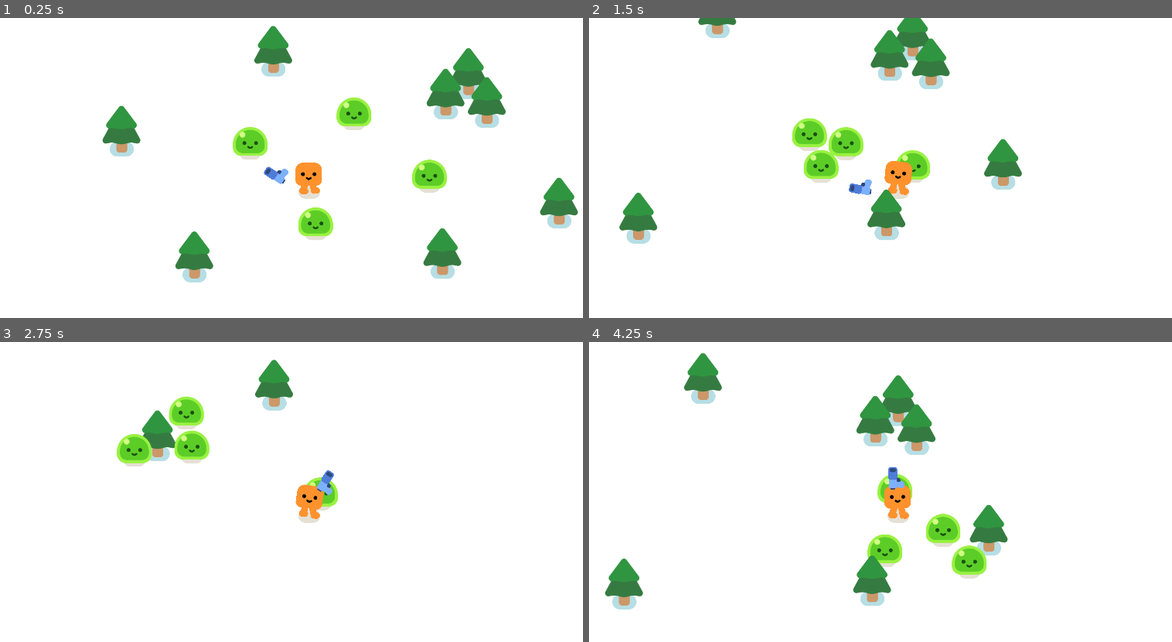
Above: before the commit, frames 1-4 (two rows, left to right).
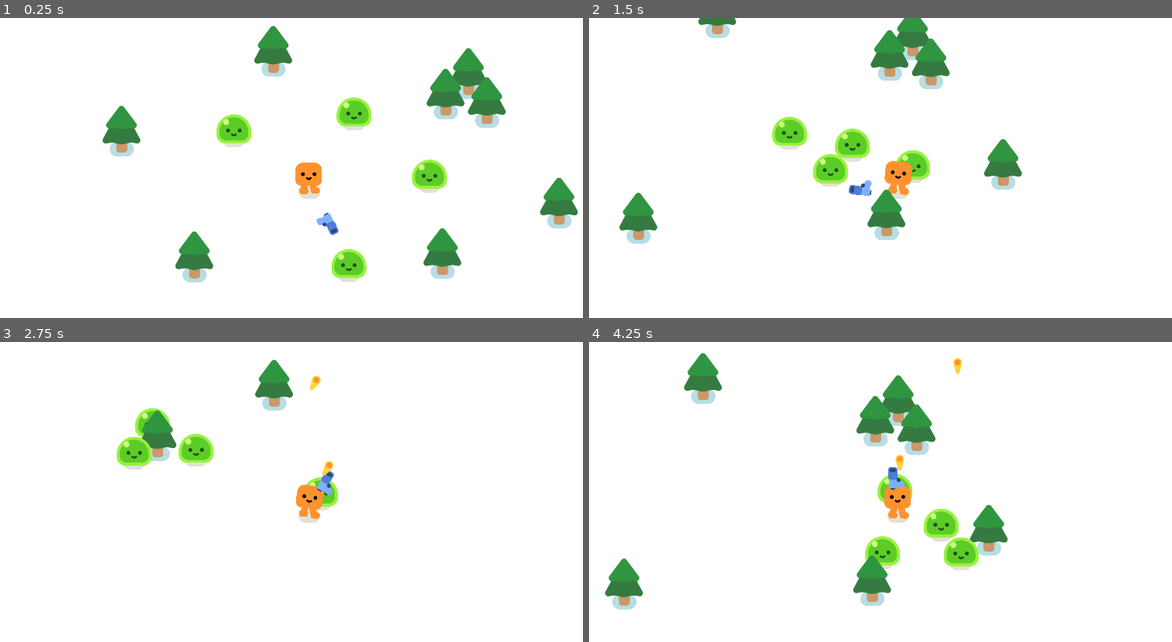
Above: after the commit, the same moments.

Repository: ishxa10/FinalProject
Game: Godot game, scene res://survivors_game.tscn
Two runs of this game, one before a commit and one after it. Both use one fixed random seed, a clock stepped at 60 frames per second and the inputs below.
Inputs:
- Up to frame 1 (0.25 s): no input
- Up to frame 2 (1.5 s): hold D (move_right) 0.53-1.28 s; hold S (move_down) from 1.28 s (still down)
- Up to frame 3 (2.75 s): release S (move_down) at 2.03 s; hold D (move_right) from 2.03 s (still down)
- Up to frame 4 (4.25 s): release D (move_right) at 2.78 s; hold W (move_up) 2.78-3.53 s; hold A (move_left) from 3.53 s (still down)

The runs differ from the first frame. In frame 1, 2.1% of the frame differs, in the area x 37-63%, y 31-88%; in frame 2, 1.9%; in frame 3, 1.6%; in frame 4, 1.4%.

Commit message:
Set Up Shooting Mechanics

Diff:
--- a/bullet.tscn
+++ b/bullet.tscn
@@ -7,7 +7,8 @@
 radius = 18.0
 
 [node name="Bullet" type="Area2D"]
-rotation = 0.640479
+top_level = true
+rotation = -0.00740737
 collision_layer = 0
 collision_mask = 3
 script = ExtResource("1_koxct")
--- a/gun.gd
+++ b/gun.gd
@@ -6,3 +6,16 @@
 	if enemies_in_range.size() > 0:
 		var target_enemy = enemies_in_range.front()
 		look_at(target_enemy.global_position)
+
+
+func shoot():
+	const BULLET = preload("res://bullet.tscn")
+	var new_bullet = BULLET.instantiate()
+	new_bullet.global_position = %ShootingPoint.global_position
+	new_bullet.global_rotation = %ShootingPoint.global_rotation
+	%ShootingPoint.add_child(new_bullet)
+
+
+
+func _on_timer_timeout():
+	shoot()
--- a/gun.tscn
+++ b/gun.tscn
@@ -22,4 +22,11 @@
 texture = ExtResource("1_helyn")
 
 [node name="ShootingPoint" type="Marker2D" parent="WeaponPivot/Pistol"]
+unique_name_in_owner = true
 position = Vector2(26, -9)
+
+[node name="Timer" type="Timer" parent="."]
+wait_time = 0.3
+autostart = true
+
+[connection signal="timeout" from="Timer" to="." method="_on_timer_timeout"]
--- a/project.godot
+++ b/project.godot
@@ -115,6 +115,13 @@
 "events": [Object(InputEventKey,"resource_local_to_scene":false,"resource_name":"","device":-1,"window_id":0,"alt_pressed":false,"shift_pressed":false,"ctrl_pressed":false,"meta_pressed":false,"pressed":false,"keycode":0,"physical_keycode":83,"key_label":0,"unicode":115,"echo":false,"script":null)
 ]
 }
+shoot={
+"deadzone": 0.5,
+"events": [Object(InputEventKey,"resource_local_to_scene":false,"resource_name":"","device":-1,"window_id":0,"alt_pressed":false,"shift_pressed":false,"ctrl_pressed":false,"meta_pressed":false,"pressed":false,"keycode":0,"physical_keycode":32,"key_label":0,"unicode":32,"echo":false,"script":null)
+, Object(InputEventMouseButton,"resource_local_to_scene":false,"resource_name":"","device":-1,"window_id":0,"alt_pressed":false,"shift_pressed":false,"ctrl_pressed":false,"meta_pressed":false,"button_mask":0,"position":Vector2(0, 0),"global_position":Vector2(0, 0),"factor":1.0,"button_index":1,"canceled":false,"pressed":false,"double_click":false,"script":null)
+, Object(InputEventJoypadButton,"resource_local_to_scene":false,"resource_name":"","device":-1,"button_index":10,"pressure":0.0,"pressed":false,"script":null)
+]
+}
 
 [layer_names]
 
--- a/survivors_game.tscn
+++ b/survivors_game.tscn
@@ -20,7 +20,7 @@
 [node name="Player" parent="." instance=ExtResource("1_04xkf")]
 
 [node name="Mob" parent="." instance=ExtResource("2_7tejb")]
-position = Vector2(-246, -162)
+position = Vector2(-296, -202)
 
 [node name="Mob2" parent="." instance=ExtResource("2_7tejb")]
 position = Vector2(180, -275)
@@ -29,7 +29,7 @@
 position = Vector2(448, -23)
 
 [node name="Mob4" parent="." instance=ExtResource("2_7tejb")]
-position = Vector2(31, 203)
+position = Vector2(155, 326)
 
 [node name="PineTree" parent="." instance=ExtResource("2_sv5aq")]
 position = Vector2(-582, -133)
